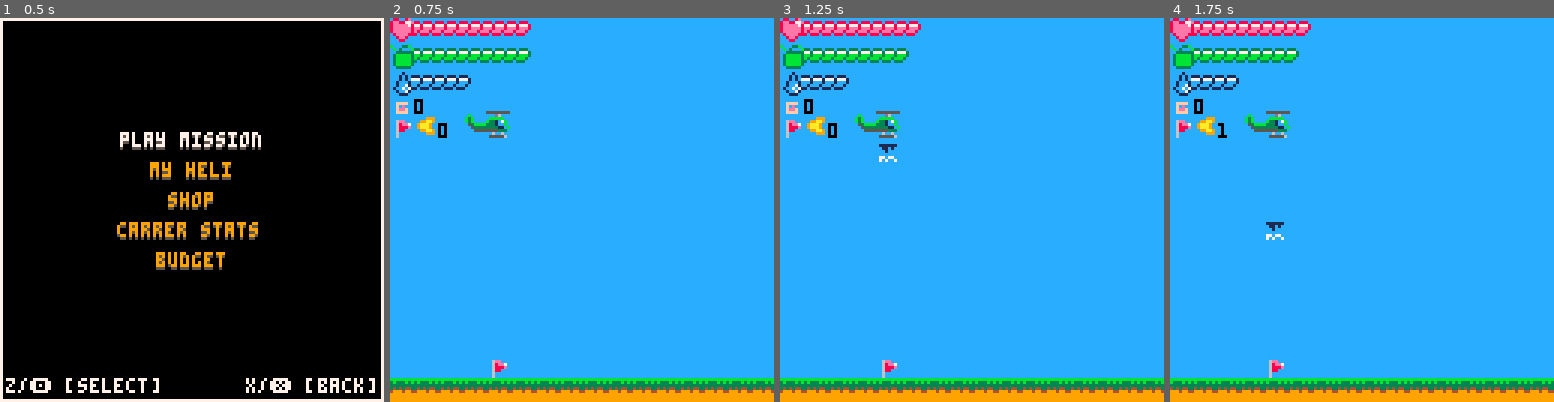
Above: before the commit, frames 1-4 (left to right).
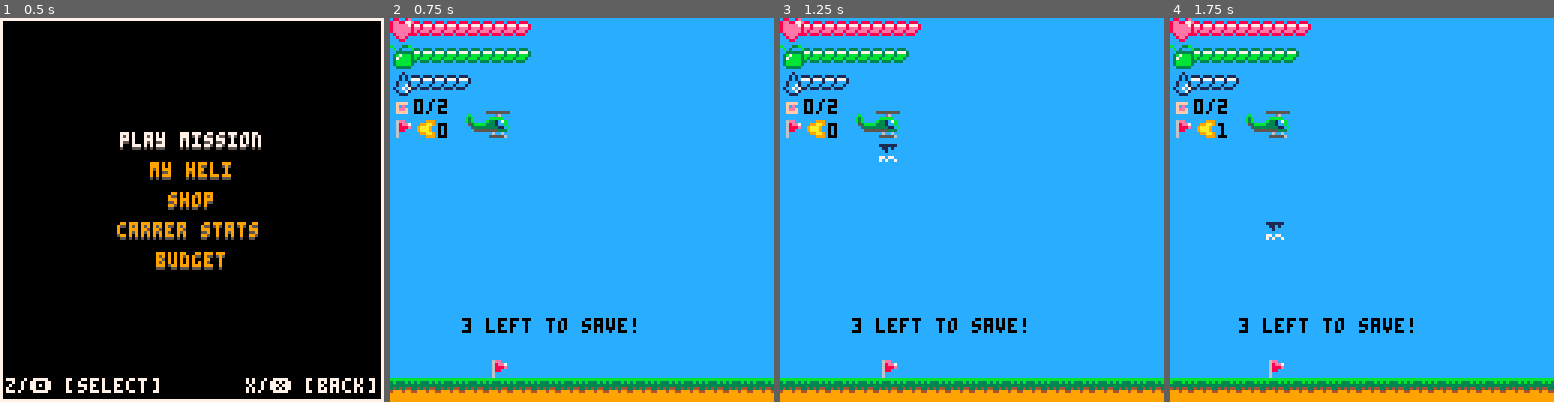
Above: after the commit, the same moments.

Repository: NinetiesPaul/PicoRescue
Game: PICO-8 cartridge picorescue.p8
The game is run twice, just before and just after one commit, with the same random seed, the same clock (stepped at 60 frames per second) and the same inputs.
Inputs:
- Up to frame 1 (0.5 s): tap X (X key) at 0.33 s
- Up to frame 2 (0.75 s): tap O (Z key) at 0.7 s
- Up to frame 3 (1.25 s): tap X (X key) at 1.07 s
- Up to frame 4 (1.75 s): hold Right from 1.6 s (still down); tap O (Z key) at 1.7 s

Frame 1 is identical in both runs. In frame 2, 0.9% of the frame differs, in the area x 1-65%, y 9-83%; in frame 3, 0.9%; in frame 4, 0.9%.

Commit message:
further changes

Diff:
--- a/picorescue.p8
+++ b/picorescue.p8
@@ -251,11 +251,11 @@
 		spr(048,0,18)
 
 		spr(032,0,26)
-		print(player.occup,8,27,0)
+		print(player.occup .. "/" .. player.max_occup,8,27,0)
 
 		spr(006,0,32)
 		arrow_flip = (drop_off_x > player.x) and true or false
-		spr(037, 8 , 32, 1, 1, arrow_flip, false)
+		spr(037, 8 , 33, 1, 1, arrow_flip, false)
 		print(abs(flr(drop_off_x - player.x)), 16, 35)
 
 		i=0
@@ -268,6 +268,9 @@
 				i+=1
 			end
 		end
+
+		print(count(civ_spawn[difficulty]) - mission_civ_saved .. " left to save!", drop_off_x - 8, 100)
+
 
 		foreach(civ_pcs,draw_civ)
 		foreach(fire_pcs,draw_fire)
@@ -941,8 +944,8 @@
 b00033b000d00d000000300000b00000000d60000006600000000000000000000004f000ff44f4ff00b00000000d600000d00000000d60000000000000000000
 0b03000b00dddd000000b0000b3b00000bbbbb0000bbbb00000000000000000444440000054544500b3b00000bbbbb000d5d00000ddddd000000000000000000
 0033333300d00d00000030000b3b0000b331c7b00b7777b0006ee000000000004cc700000c1c11c00b3b0000b331c7b00d5d0000d55d1cd00000000000000000
-03bbbbb300dddd00000030000053bbbb3331ccb00bccccb00068ee700000000041cc0667776776770053bbbb3331ccb00015dddd555d11d00000000000000000
-03bbbbb300d00d000000b00000053333333311cbb311113b006888e076700006655576677666656700053333333311cb000155555555dd1d0000000000000000
+03b7bbb300dddd00000030000053bbbb3331ccb00bccccb00068ee700000000041cc0667776776770053bbbb3331ccb00015dddd555d11d00000000000000000
+037bbbb300d00d000000b00000053333333311cbb311113b006888e076700006655576677666656700053333333311cb000155555555dd1d0000000000000000
 03bbbbb300dddd000000300000005555555533300333333000688000066766656767666007676660000055555555333000001111111155500000000000000000
 03bbbbb300d00d000000b00000000000006006000060060000600000005655555555555005655650000000000060060000000000005005000000000000000000
 0033333000dddd000000d00000000000055555600050050000600000000515515115150000511500000000000555556000000000011111500000000000000000
